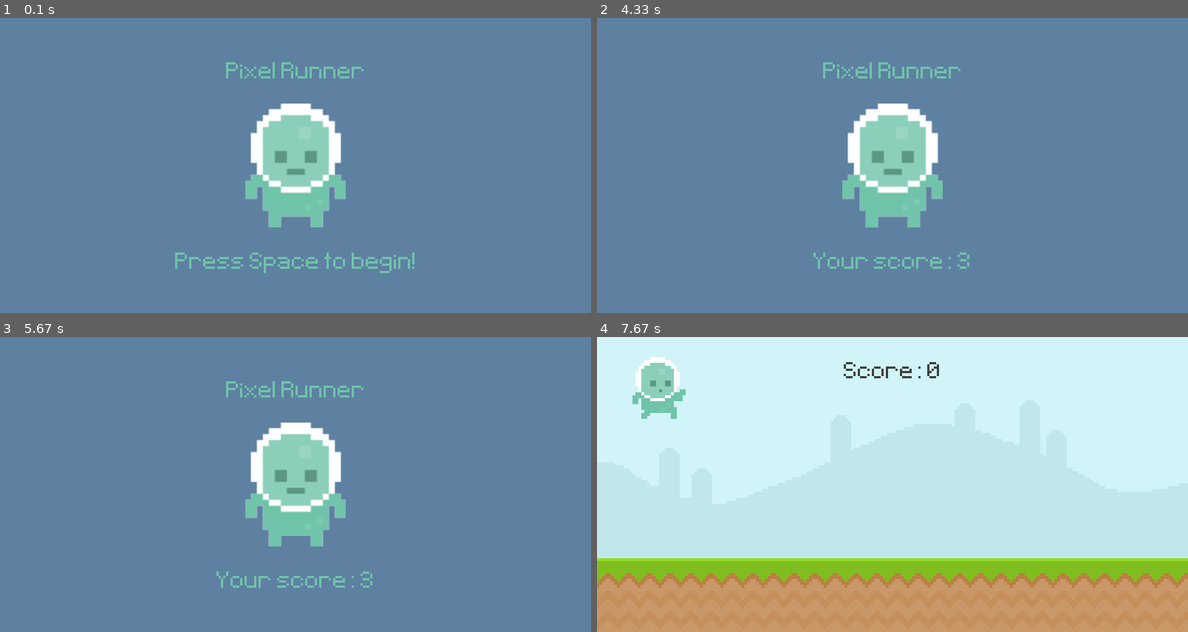
Above: before the commit, frames 1-4 (two rows, left to right).
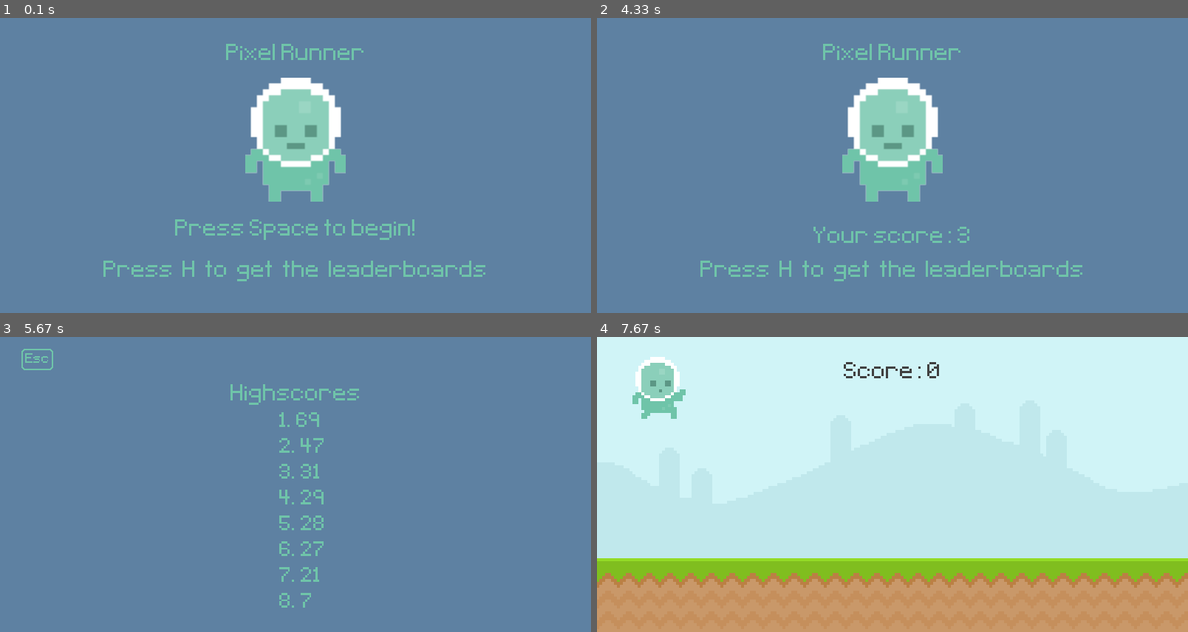
Above: after the commit, the same moments.

Repository: Infonioknight/pixel-runner-pygame
Game: pygame game, started from game.py
Same seed, same stepped clock (60 frames per second), same inputs: the game is played once before the commit and once after it.
Inputs (mouse positions are in pixels of both pictures, inside the frame that each line leads up to):
- Up to frame 1 (0.1 s): no input
- Up to frame 2 (4.33 s): tap Space at 0.33 s; press the mouse at (656, 71) at 0.7 s; move the mouse to (667, 159) at 0.8 s; release the mouse at (685, 251) at 0.93 s; press the mouse at (656, 206) at 1.03 s; move the mouse to (715, 162) at 1.13 s; release the mouse at (768, 118) at 1.27 s; press the mouse at (656, 206) at 1.87 s; move the mouse to (662, 183) at 1.97 s; release the mouse at (673, 156) at 2.1 s; press the mouse at (656, 206) at 2.7 s; move the mouse to (845, 174) at 2.8 s; release the mouse at (1040, 138) at 2.93 s; press the mouse at (656, 206) at 3.53 s; move the mouse to (685, 189) at 3.63 s; release the mouse at (715, 168) at 3.77 s
- Up to frame 3 (5.67 s): hold H 4.33-4.8 s
- Up to frame 4 (7.67 s): hold Esc 5.83-6.3 s; tap Space at 7.33 s

The runs differ from the first frame. In frame 1, 8.2% of the frame differs, in the area x 17-83%, y 8-90%; in frame 2, 7.6%; in frame 3, 6.4%; in frame 4, nothing differs.

Commit message:
Added highscore page, improved code modularity

Diff:
--- a/game.py
+++ b/game.py
@@ -1,98 +1,30 @@
 import pygame
 from sys import exit
 from random import randint, choice
-
-class Player(pygame.sprite.Sprite):
-    def __init__(self):
-        super().__init__()
-        player_walk_1 = pygame.image.load('./graphics/player/player_walk_1.png').convert_alpha()
-        player_walk_2 = pygame.image.load('./graphics/player/player_walk_2.png').convert_alpha()
-        self.player_walk = [player_walk_1, player_walk_2]
-        self.player_index = 0
-        self.player_jump = pygame.image.load('./graphics/player/jump.png').convert_alpha()
-
-        self.image = self.player_walk[self.player_index]
-        self.rect = self.image.get_rect(midbottom = (80 , 300))
-        self.gravity = 0
-
-        self.jump_sound = pygame.mixer.Sound('./audio/jump.mp3')
-        self.jump_sound.set_volume(0.25)
-
-    def player_input(self):
-        keys = pygame.key.get_pressed()
-        if keys[pygame.K_SPACE] and self.rect.bottom >= 300:
-            self.gravity = -20
-            self.jump_sound.play()
-
-        mouse = pygame.mouse.get_pressed(num_buttons=3)
-        if mouse[0]:
-            if self.rect.collidepoint(pygame.mouse.get_pos()) and self.rect.bottom == 300:
-                self.gravity = -20
-                self.jump_sound.play()
-
-
-    def apply_gravity(self):
-        self.gravity += 1
-        self.rect.y += self.gravity
-        if self.rect.bottom >= 300:
-            self.rect.bottom = 300
-
-    def animation_state(self):
-        if self.rect.bottom < 300:
-            self.image = self.player_jump
-        else:
-            self.player_index += 0.1
-            self.image = self.player_walk[int(self.player_index) % 2]
-
-    def update(self):
-        self.player_input()
-        self.apply_gravity()
-        self.animation_state()
-
-class Obstacle(pygame.sprite.Sprite):
-    def __init__(self, type):
-        super().__init__()
-
-        if type == 'fly':
-            fly_1 = pygame.image.load('./graphics/fly/fly1.png').convert_alpha()
-            fly_2 = pygame.image.load('./graphics/fly/fly2.png').convert_alpha()
-            self.frames = [fly_1, fly_2]
-            y_pos = 210
-
-        else:
-            snail_1 = pygame.image.load('./graphics/snail/snail1.png').convert_alpha()
-            snail_2 = pygame.image.load('./graphics/snail/snail2.png').convert_alpha()
-            self.frames = [snail_1, snail_2]
-            y_pos = 300
-
-        self.animation_index = 0
-        self.image = self.frames[self.animation_index]
-        self.rect = self.image.get_rect(midbottom = (randint(900, 1100), y_pos))
-
-    def animation_state(self):
-        self.animation_index += 0.1
-        self.image = self.frames[int(self.animation_index) % 2]
-
-    def destroy(self):
-        if self.rect.x <= -100:
-            self.kill()
-
-    def update(self):
-        self.animation_state()
-        self.rect.x -= 6
-        self.destroy()
+import player, obstacle
 
 def display_score():
     current_time = pygame.time.get_ticks()
     calculated = (current_time - start_time) // 1000
-    score_surf = test_font.render(f'Score: {calculated}', False, (64, 64, 64))
+    score_surf = pixel_font.render(f'Score: {calculated}', False, (64, 64, 64))
     score_rect = score_surf.get_rect(center = (400, 50))
     screen.blit(score_surf, score_rect)
     return calculated
 
 def collision_sprite():
-    if pygame.sprite.spritecollide(player.sprite, obstacle_group, False):
+    global score, highscores
+    if pygame.sprite.spritecollide(player_instance.sprite, obstacle_group, False):
         obstacle_group.empty()
+        highscores.append(score)
+        highscores.sort(reverse=True)
+        highscores = highscores[:8] if len(highscores) > 8 else highscores
+
+        leaderboard = open('scores.txt', 'w')
+        for index, record in enumerate(highscores):
+            leaderboard.write(str(record))
+            if index != len(highscores) - 1:
+                leaderboard.write('\n')
+        leaderboard.close()
         return False
     else: return True
 
@@ -101,10 +33,16 @@
 screen = pygame.display.set_mode((800, 400))
 pygame.display.set_caption('First Game!')
 clock = pygame.time.Clock()
-test_font = pygame.font.Font('./font/PixelType.ttf', 50)
+
+pixel_font = pygame.font.Font('./font/PixelType.ttf', 50)
+pixel_font_hs = pygame.font.Font('./font/PixelType.ttf', 45)
+pixel_font_exit = pygame.font.Font('./font/PixelType.ttf', 30)
+
 game_active = False
+highscore_screen = False
 start_time = 0
 score = 0
+
 bg_music = pygame.mixer.Sound('./audio/music.wav')
 bg_music.set_volume(0.25)
 bg_music.play(loops= -1)
@@ -112,21 +50,32 @@
 sky_surface = pygame.image.load('./graphics/Sky.png').convert()
 ground_surface = pygame.image.load('./graphics/Ground.png').convert()
 
-player = pygame.sprite.GroupSingle()
-player.add(Player())
+player_instance = pygame.sprite.GroupSingle()
+player_instance.add(player.Player())
 
 obstacle_group = pygame.sprite.Group()
 
 # Intro Screen
 player_stand = pygame.image.load('./graphics/player/player_stand.png').convert_alpha()
 player_stand = pygame.transform.rotozoom(player_stand, 0, 2)
-player_stand_rect = player_stand.get_rect(center = (400, 200))
+player_stand_rect = player_stand.get_rect(center = (400, 165))
 
-title_text = test_font.render('Pixel Runner', False, (111, 196, 169))
-title_rect = title_text.get_rect(center = (400, player_stand_rect.top - 40))
+title_text = pixel_font.render('Pixel Runner', False, (111, 196, 169))
+title_rect = title_text.get_rect(center = (400, player_stand_rect.top - 30))
 
-instruction_text = test_font.render('Press Space to begin!', False, (111, 196, 169))
-instruction_rect = instruction_text.get_rect(center = (400, player_stand_rect.bottom + 50))
+instruction_text = pixel_font.render('Press Space to begin!', False, (111, 196, 169))
+instruction_rect = instruction_text.get_rect(center = (400, player_stand_rect.bottom + 40))
+
+highscore_instructions = pixel_font.render('Press  H  to  get  the  leaderboards', False, (111, 196, 169))
+highscore_instructions_rect = highscore_instructions.get_rect(center = (400, instruction_rect.bottom + 40))
+
+# Highscore screen
+hs_title = pixel_font.render('Highscores', False, (111, 196, 169))
+hs_title_rect = hs_title.get_rect(center = (400, 80))
+highscores = [int(score) for score in open('scores.txt', 'r').read().split('\n')]
+
+exit_key = pixel_font_exit.render('Esc', False, (111, 196, 169))
+exit_key_rect = exit_key.get_rect(center = (50, 30))
 
 # Timer
 obstacle_timer = pygame.USEREVENT + 1
@@ -140,14 +89,19 @@
 
         if game_active:
             if event.type == obstacle_timer:
-                obstacle_group.add(Obstacle(choice(['fly', 'snail', 'snail'])))
+                obstacle_group.add(obstacle.Obstacle(choice(['fly', 'snail', 'snail'])))
 
         else:
             if event.type == pygame.KEYDOWN:
-                if event.key == pygame.K_SPACE:
+                if event.key == pygame.K_SPACE and highscore_screen == False:
                     game_active = True
                     start_time = pygame.time.get_ticks()
 
+                if event.key == pygame.K_h:
+                    highscore_screen = True
+
+                if event.key == pygame.K_ESCAPE and highscore_screen == True:
+                    highscore_screen = False
 
 
     # Block img transfer (placing one image on the other)
@@ -155,8 +109,8 @@
         screen.blit(sky_surface, (0, 0))
         screen.blit(ground_surface, (0, 300))
 
-        player.draw(screen)
-        player.update()
+        player_instance.draw(screen)
+        player_instance.update()
 
         obstacle_group.draw(screen)
         obstacle_group.update()
@@ -167,16 +121,28 @@
         # Score
         score = display_score()
 
-    else:
+    elif game_active == False and highscore_screen == False:
         screen.fill((94, 129, 162))
         screen.blit(title_text, title_rect)
 
-        score_message = test_font.render(f'Your score: {score}', False, (111, 196, 169))
+        score_message = pixel_font.render(f'Your score: {score}', False, (111, 196, 169))
         score_message_rect = score_message.get_rect(center = (400, player_stand_rect.bottom + 50))
         screen.blit(player_stand, player_stand_rect)
 
         if score == 0: screen.blit(instruction_text, instruction_rect)
         else: screen.blit(score_message, score_message_rect)
 
+        screen.blit(highscore_instructions, highscore_instructions_rect)
+
+    elif game_active == False and highscore_screen == True:
+        screen.fill((94, 129, 162))
+        screen.blit(hs_title, hs_title_rect)
+        screen.blit(exit_key, exit_key_rect)
+        pygame.draw.rect(screen, (111, 196, 169), exit_key_rect.inflate(10, 10), 2, border_radius=5)
+        for index, record in enumerate(highscores):
+            record_text = pixel_font_hs.render(f'{index+1}. {record}', False, (111, 196, 169))
+            record_text_rect = record_text.get_rect(bottomleft = (378, hs_title_rect.bottom + (35 * (index + 1))))
+            screen.blit(record_text, record_text_rect)
+
     pygame.display.update()
     clock.tick(60) # Loop shouldn't run faster than 60 times per second.
--- /dev/null
+++ b/obstacle.py
@@ -0,0 +1,36 @@
+import pygame
+from random import randint, choice
+import sys
+
+class Obstacle(pygame.sprite.Sprite):
+    def __init__(self, type):
+        super().__init__()
+
+        if type == 'fly':
+            fly_1 = pygame.image.load('./graphics/fly/fly1.png').convert_alpha()
+            fly_2 = pygame.image.load('./graphics/fly/fly2.png').convert_alpha()
+            self.frames = [fly_1, fly_2]
+            y_pos = 210
+
+        else:
+            snail_1 = pygame.image.load('./graphics/snail/snail1.png').convert_alpha()
+            snail_2 = pygame.image.load('./graphics/snail/snail2.png').convert_alpha()
+            self.frames = [snail_1, snail_2]
+            y_pos = 300
+
+        self.animation_index = 0
+        self.image = self.frames[self.animation_index]
+        self.rect = self.image.get_rect(midbottom = (randint(900, 1100), y_pos))
+
+    def animation_state(self):
+        self.animation_index += 0.1
+        self.image = self.frames[int(self.animation_index) % 2]
+
+    def destroy(self):
+        if self.rect.x <= -100:
+            self.kill()
+
+    def update(self):
+        self.animation_state()
+        self.rect.x -= 6
+        self.destroy()
--- /dev/null
+++ b/player.py
@@ -0,0 +1,49 @@
+import pygame
+from random import randint, choice
+
+class Player(pygame.sprite.Sprite):
+    def __init__(self):
+        super().__init__()
+        player_walk_1 = pygame.image.load('./graphics/player/player_walk_1.png').convert_alpha()
+        player_walk_2 = pygame.image.load('./graphics/player/player_walk_2.png').convert_alpha()
+        self.player_walk = [player_walk_1, player_walk_2]
+        self.player_index = 0
+        self.player_jump = pygame.image.load('./graphics/player/jump.png').convert_alpha()
+
+        self.image = self.player_walk[self.player_index]
+        self.rect = self.image.get_rect(midbottom = (80 , 300))
+        self.gravity = 0
+
+        self.jump_sound = pygame.mixer.Sound('./audio/jump.mp3')
+        self.jump_sound.set_volume(0.25)
+
+    def player_input(self):
+        keys = pygame.key.get_pressed()
+        if keys[pygame.K_SPACE] and self.rect.bottom >= 300:
+            self.gravity = -20
+            self.jump_sound.play()
+
+        mouse = pygame.mouse.get_pressed(num_buttons=3)
+        if mouse[0]:
+            if self.rect.collidepoint(pygame.mouse.get_pos()) and self.rect.bottom == 300:
+                self.gravity = -20
+                self.jump_sound.play()
+
+
+    def apply_gravity(self):
+        self.gravity += 1
+        self.rect.y += self.gravity
+        if self.rect.bottom >= 300:
+            self.rect.bottom = 300
+
+    def animation_state(self):
+        if self.rect.bottom < 300:
+            self.image = self.player_jump
+        else:
+            self.player_index += 0.1
+            self.image = self.player_walk[int(self.player_index) % 2]
+
+    def update(self):
+        self.player_input()
+        self.apply_gravity()
+        self.animation_state()
--- /dev/null
+++ b/scores.txt
@@ -0,0 +1,8 @@
+69
+47
+31
+29
+28
+27
+21
+7
